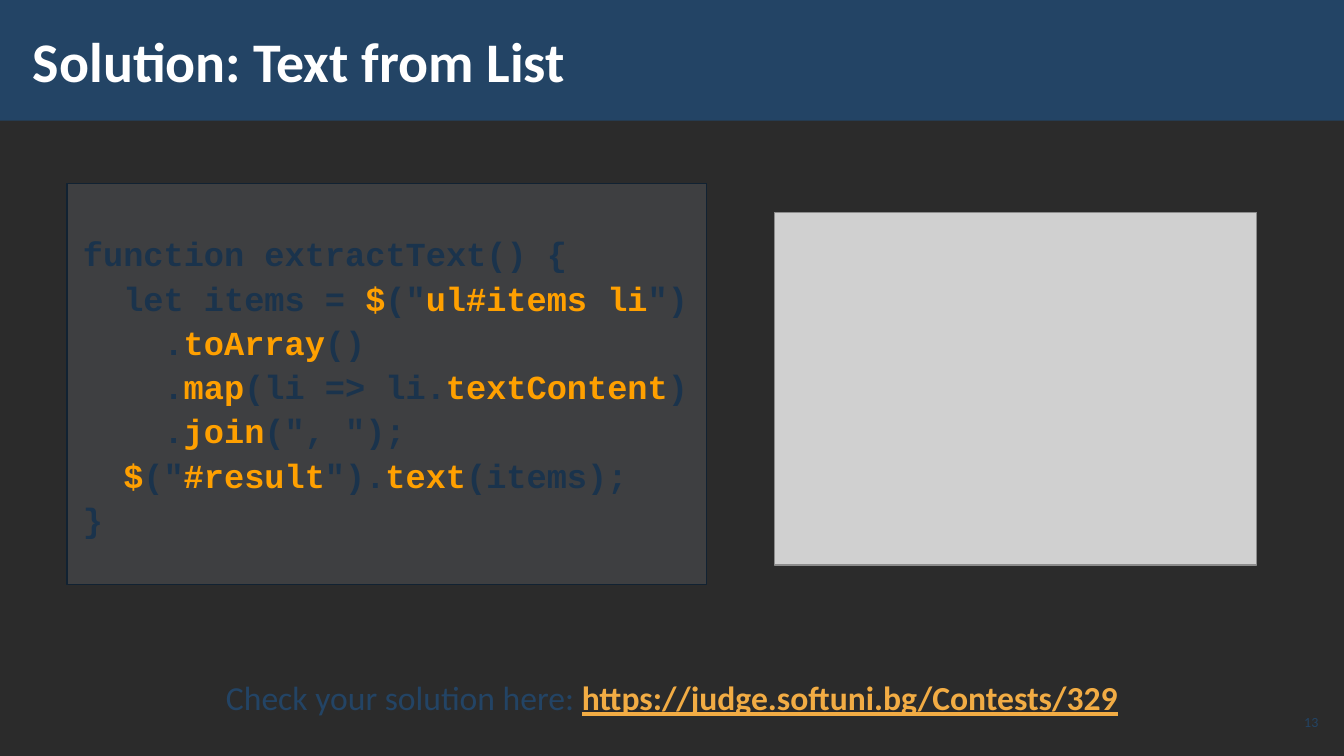
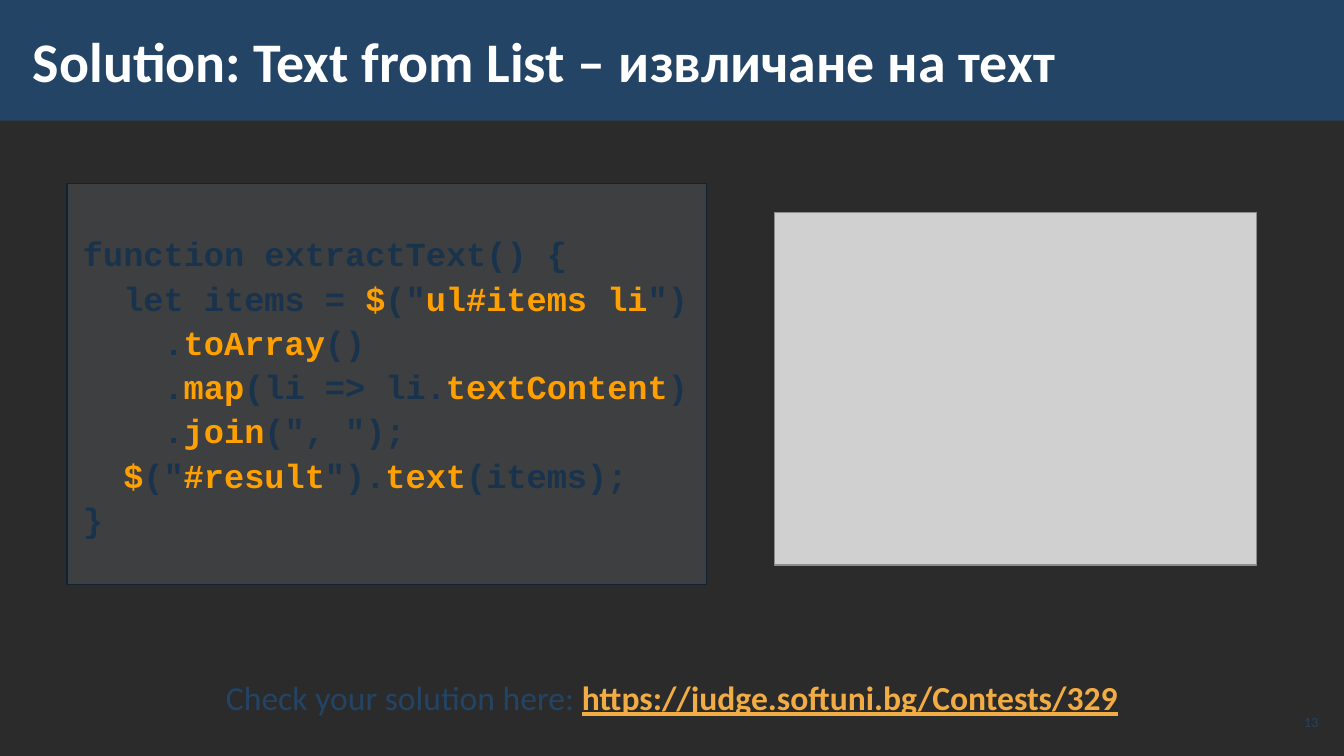
Before and after one commit to plamen1982/SoftUni-JSCore, a slide deck: slide 13 of JS-Advanced/LecturesAndExercises-Conditions/03.jQuery.pptx. Drawn at 1344x756 pixels with LibreOffice and Linux fonts; fonts in the diff are those of the drawing; grey boxes stand for pictures; background and template pictures are left out; a plain dark background stands for a picture behind light text. Boxes give left, top, right and bottom in pixels: in the first picture for what was removed or moved away, otherwise in the second. Text is boxed around its words. In the diff, an @@ line names an element or a change of style, - is before the commit and + after.

```diff
--- a/JS-Advanced/LecturesAndExercises-Conditions/03.jQuery.pptx
+++ b/JS-Advanced/LecturesAndExercises-Conditions/03.jQuery.pptx
@@ title at (33, 42, 1055, 83): text changed @@
-Solution: Text from List
+Solution: Text from List – извличане на техт
```
Also in this commit, not shown: 12 other files.
